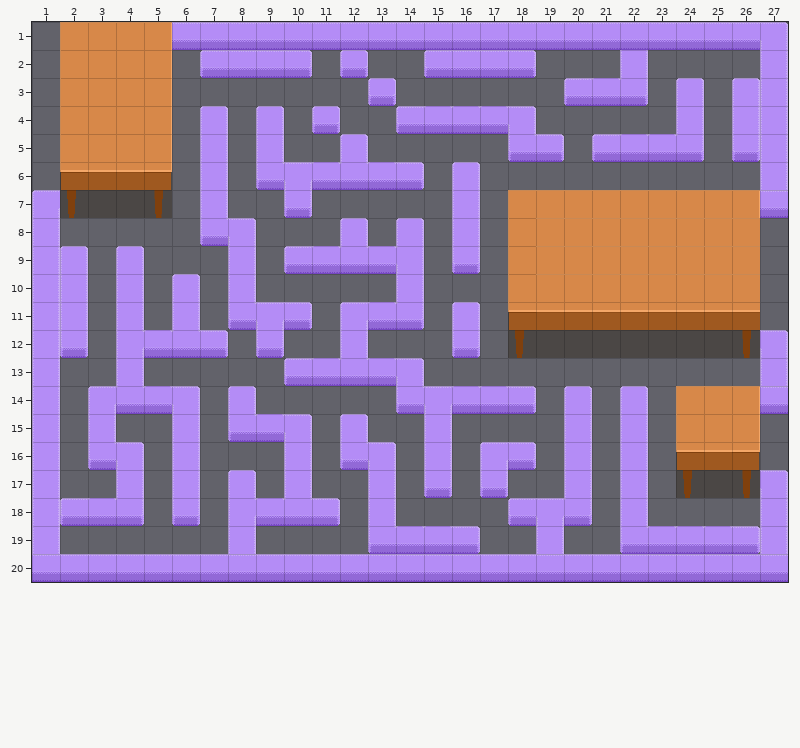
A Tiled map gets an edit: Baku/assets/data/Map5.tmx. The first picture shows the starting point.
Cells are 32x32 px. Shown: x 1..27, y 1..20.
Now the later version:
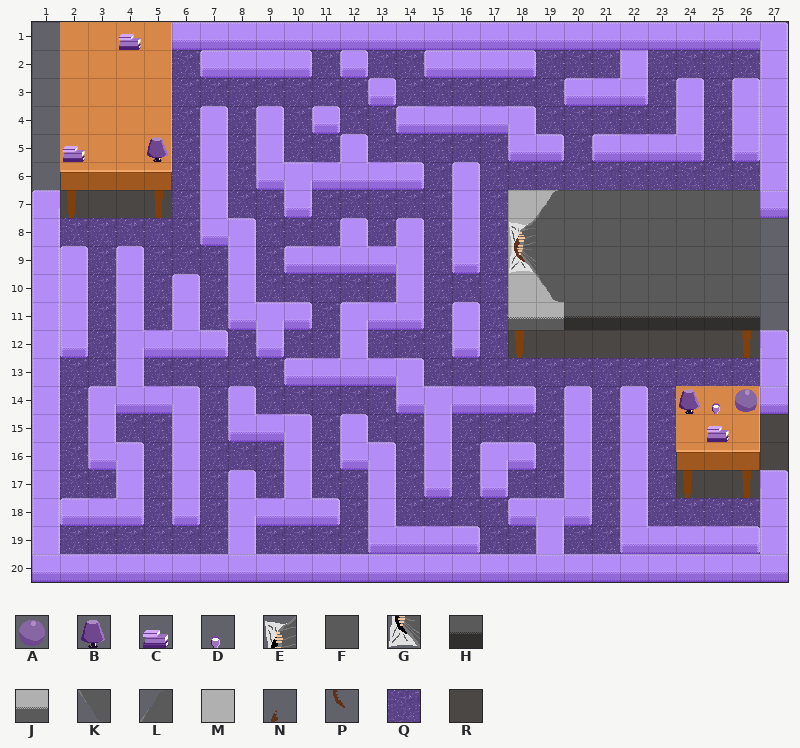
Key: from "Bed tiles": A 15, B 21, C 27, D 33; from "bed test": E 0, F 2, G 6, H 10, J 11, K 13, L 19, M 25, N 26, P 32; from "tileset": Q 1, R 32.
_ is an empty cell.
Tiles of an added or newly shown layer are drawn over the layers below it.
See-through tiles are keyed as they look on the map.
Change:
Layer "floor" (now shown):
There is now tile Q in row 2 at x 6, 11 to 14, 19 to 21 and 23 to 26; in row 3 at x 6 to 19, 23 and 25; in row 4 at x 6, 8, 10 to 13, 19 to 23 and 25; in row 5 at x 6, 8, 10 to 11, 13 to 17, 20 and 25; in row 6 at x 6, 8, 15 and 17 to 26; in row 7 at x 6, 8 to 9, 11 to 15 and 17.
There is now tile Q in row 8 at x 2 to 6, 9 to 11, 13, 15 and 17; in row 9 at x 3, 5 to 7, 9, 15 and 17; in row 10 at x 3, 5, 7, 9 to 13 and 15 to 17; in row 11 at x 3, 5, 7, 11, 15 and 17; in row 12 at x 3, 8, 10 to 11, 13 to 15 and 17; in row 13 at x 2 to 3, 5 to 9 and 15 to 26.
There is now tile Q in row 14 at x 2, 7, 9 to 13, 19, 21 and 23; in row 15 at x 2, 4 to 5, 7, 11, 13 to 14, 16 to 19, 21 and 23; in row 16 at x 2, 5, 7 to 9, 11, 14, 16, 19, 21 and 23; in row 17 at x 2 to 3, 5, 7, 9, 11 to 12, 14, 16, 18 to 19, 21 and 23; in row 18 at x 5, 7, 12, 14 to 17, 21 and 23 to 26; in row 19 at x 2 to 7, 9 to 12, 17 to 18 and 20 to 21.
Layer "Details" (added):
There is now tile H in row 11 at x 20 to 26.
There is now tile J in row 11 at x 18 to 19.
There is now tile M in row 7 at x 18 to 19; in rows 8 to 9 at x 18; in row 10 at x 18 to 19.
Layer "Details 3" (added):
There is now tile A in row 14 at x 26.
There is now tile B in row 5 at x 5; in row 14 at x 24.
There is now tile C in row 1 at x 4; in row 5 at x 2; in row 15 at x 25.
There is now tile D in row 14 at x 25.
There is now tile E in row 8 at x 18.
There is now tile F in rows 8 to 9 at x 19.
There is now tile G in row 9 at x 18.
There is now tile K in row 10 at x 19.
There is now tile R in rows 15 to 16 at x 27.
Layer "Details 2" (added):
There is now tile F in rows 7 to 10 at x 20 to 26.
There is now tile K in row 10 at x 19.
There is now tile L in row 7 at x 19.
There is now tile N in row 8 at x 18.
There is now tile P in row 9 at x 18.
